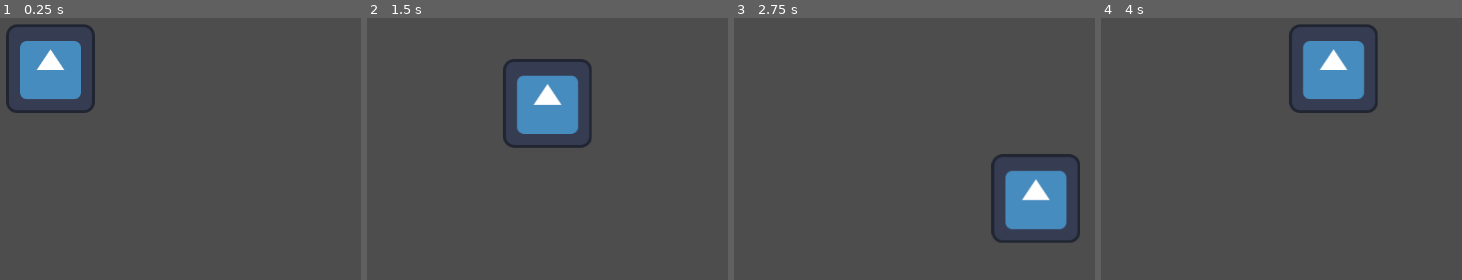
Above: before the commit, frames 1-4 (left to right).
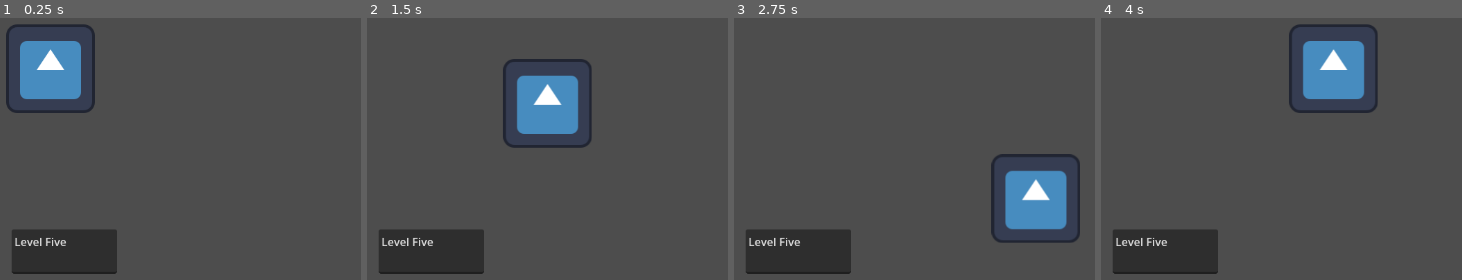
Above: after the commit, the same moments.

Repository: RuLop816/gamejam-innosoft-2025
Game: Godot game, scene res://scenes/level_five.tscn
Same seed, same stepped clock (60 frames per second), same inputs: the game is played once before the commit and once after it. The project has no main scene, so this scene is started directly. The engine's default icon, where the game draws it, is replaced by a stand-in: a white triangle on a blue panel in a dark square.
Inputs:
- Up to frame 1 (0.25 s): no input
- Up to frame 2 (1.5 s): tap Enter at 0.5 s; hold D (Right) 0.53-1.28 s; hold S (Down) from 1.28 s (still down)
- Up to frame 3 (2.75 s): release S (Down) at 2.03 s; hold D (Right) from 2.03 s (still down)
- Up to frame 4 (4 s): release D (Right) at 2.78 s; hold W (Up) 2.78-3.53 s; hold A (Left) from 3.53 s (still down)

The runs differ from the first frame. In frame 1, 4.8% of the frame differs, in the area x 3-33%, y 80-98%; in frame 2, 4.8%; in frame 3, 4.8%; in frame 4, 4.8%.

Commit message:
Terminado sistema de puertas y niveles

Diff:
--- a/scenes/level_five.tscn
+++ b/scenes/level_five.tscn
@@ -28,7 +28,7 @@
 position = Vector2(512, 32)
 script = ExtResource("4_cqmwe")
 destination_level_tag = "main_hall"
-destination_door_tag = "Doors/DoorOneMH"
+destination_door_tag = "Doors/DoorFiveMH"
 
 [node name="CollisionShape2D" type="CollisionShape2D" parent="DoorFiveLvl"]
 shape = SubResource("SegmentShape2D_843q2")
@@ -36,4 +36,11 @@
 [node name="Spawn" type="Marker2D" parent="DoorFiveLvl"]
 position = Vector2(64, 288)
 
+[node name="TextEdit" type="TextEdit" parent="."]
+offset_left = 520.0
+offset_top = 552.0
+offset_right = 672.0
+offset_bottom = 616.0
+text = "Level Five"
+
 [connection signal="body_shape_entered" from="DoorFiveLvl" to="DoorFiveLvl" method="_on_body_shape_entered"]
--- a/scenes/level_four.tscn
+++ b/scenes/level_four.tscn
@@ -28,7 +28,7 @@
 position = Vector2(512, 32)
 script = ExtResource("4_5mgce")
 destination_level_tag = "main_hall"
-destination_door_tag = "Doors/DoorOneMH"
+destination_door_tag = "Doors/DoorFourMH"
 
 [node name="CollisionShape2D" type="CollisionShape2D" parent="DoorFourLvl"]
 shape = SubResource("SegmentShape2D_843q2")
@@ -36,4 +36,11 @@
 [node name="Spawn" type="Marker2D" parent="DoorFourLvl"]
 position = Vector2(64, 288)
 
+[node name="TextEdit" type="TextEdit" parent="."]
+offset_left = 520.0
+offset_top = 552.0
+offset_right = 672.0
+offset_bottom = 616.0
+text = "Level Four"
+
 [connection signal="body_shape_entered" from="DoorFourLvl" to="DoorFourLvl" method="_on_body_shape_entered"]
--- a/scenes/level_one.tscn
+++ b/scenes/level_one.tscn
@@ -36,4 +36,11 @@
 [node name="Spawn" type="Marker2D" parent="DoorOneLvl"]
 position = Vector2(64, 288)
 
+[node name="TextEdit" type="TextEdit" parent="."]
+offset_left = 520.0
+offset_top = 552.0
+offset_right = 672.0
+offset_bottom = 616.0
+text = "Level One"
+
 [connection signal="body_shape_entered" from="DoorOneLvl" to="DoorOneLvl" method="_on_body_shape_entered"]
--- a/scenes/level_six.tscn
+++ b/scenes/level_six.tscn
@@ -28,7 +28,7 @@
 position = Vector2(512, 32)
 script = ExtResource("4_q3apq")
 destination_level_tag = "main_hall"
-destination_door_tag = "Doors/DoorOneMH"
+destination_door_tag = "Doors/DoorSixMH"
 
 [node name="CollisionShape2D" type="CollisionShape2D" parent="DoorSixLvl"]
 shape = SubResource("SegmentShape2D_843q2")
@@ -36,4 +36,11 @@
 [node name="Spawn" type="Marker2D" parent="DoorSixLvl"]
 position = Vector2(64, 288)
 
+[node name="TextEdit" type="TextEdit" parent="."]
+offset_left = 520.0
+offset_top = 552.0
+offset_right = 672.0
+offset_bottom = 616.0
+text = "Level Six"
+
 [connection signal="body_shape_entered" from="DoorSixLvl" to="DoorSixLvl" method="_on_body_shape_entered"]
--- a/scenes/level_three.tscn
+++ b/scenes/level_three.tscn
@@ -36,4 +36,11 @@
 [node name="Spawn" type="Marker2D" parent="DoorThreeLvl"]
 position = Vector2(64, 288)
 
+[node name="TextEdit" type="TextEdit" parent="."]
+offset_left = 520.0
+offset_top = 552.0
+offset_right = 672.0
+offset_bottom = 616.0
+text = "Level Three"
+
 [connection signal="body_shape_entered" from="DoorThreeLvl" to="DoorThreeLvl" method="_on_body_shape_entered"]
--- a/scenes/level_two.tscn
+++ b/scenes/level_two.tscn
@@ -36,4 +36,11 @@
 [node name="Spawn" type="Marker2D" parent="DoorTwoLvl"]
 position = Vector2(64, 288)
 
+[node name="TextEdit" type="TextEdit" parent="."]
+offset_left = 520.0
+offset_top = 552.0
+offset_right = 672.0
+offset_bottom = 616.0
+text = "Level Two"
+
 [connection signal="body_shape_entered" from="DoorTwoLvl" to="DoorTwoLvl" method="_on_body_shape_entered"]
